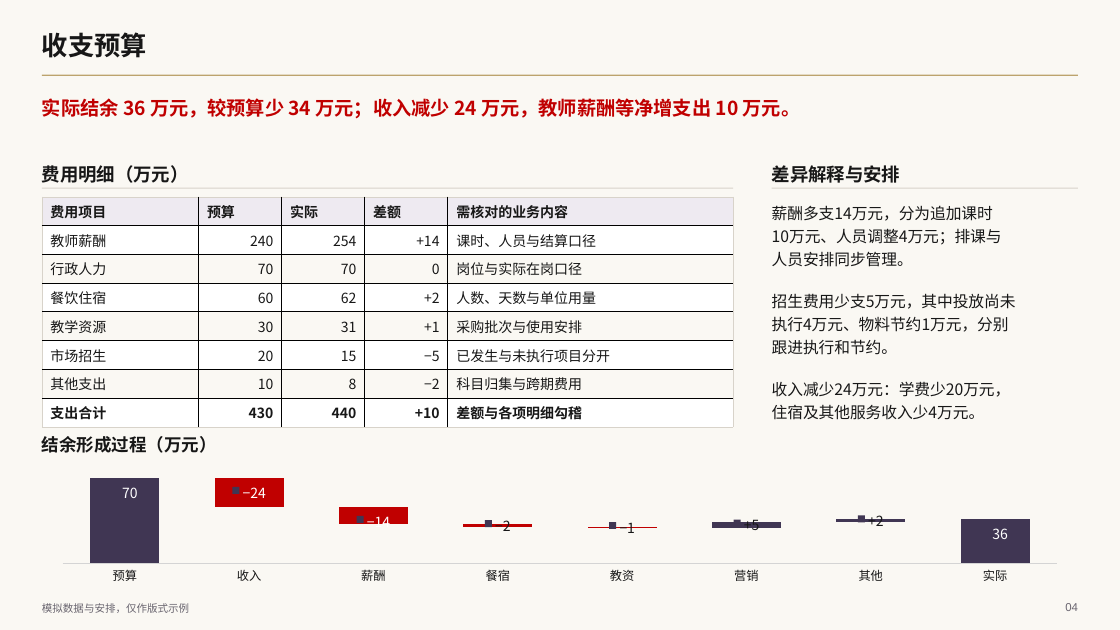
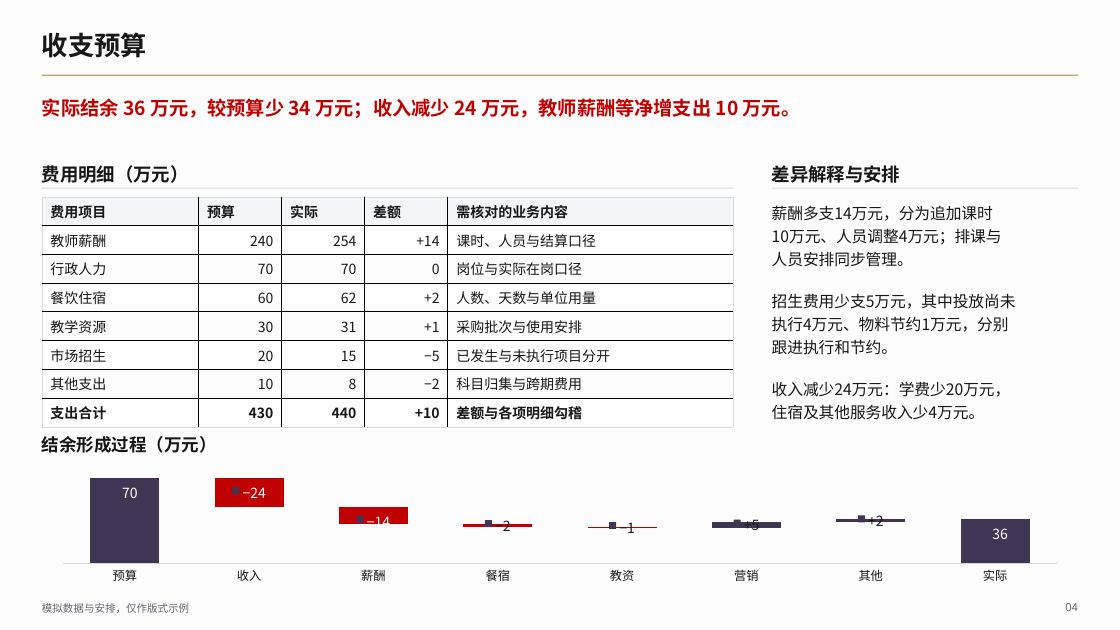
Before and after one commit to 2503668375-boop/hualang-ppt-skill, a slide deck: slide 4 of artifact-template-hualang-school/assets/reference.pptx. Drawn at 1120x630 pixels with LibreOffice and Linux fonts; fonts in the diff are those of the drawing; background and template pictures are left out. Boxes give left, top, right and bottom in pixels: in the first picture for what was removed or moved away, otherwise in the second. Text is boxed around its words. In the diff, an @@ line names an element or a change of style, - is before the commit and + after.

```diff
--- a/artifact-template-hualang-school/assets/reference.pptx
+++ b/artifact-template-hualang-school/assets/reference.pptx
@@ background #FAF8F3 to #FDFDFE @@
@@ table at (42,197,734,424) @@
@@ fill #EEEAF1 to #F4F5F7 in row 1 @@
@@ fill #FAF8F3 to #FDFDFE in 15 cells @@
@@ borders changed @@
@@ line (42, 188) - (734, 188): stroke #D8D3CA 0.75 pt to #D9DCE2 0.75 pt @@
@@ line (772, 188) - (1078, 188): stroke #D8D3CA 0.75 pt to #D9DCE2 0.75 pt @@
```
Also in this commit, not shown: 12 other slides changed, 20 other files.
